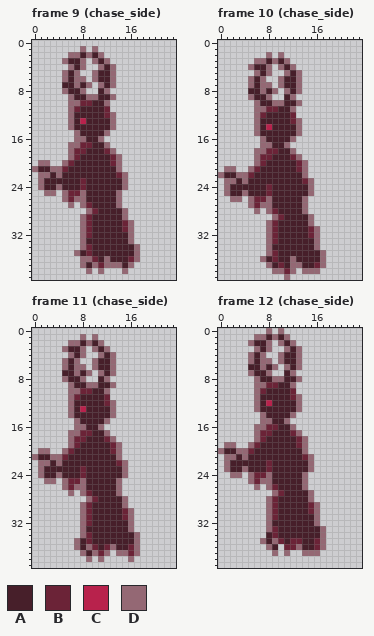
File history of a pixel-art file, art/ghost_with_antlers.aseprite. This is how it looked before the edit.
24x40 pixels, 12 frames. Shown: frame 9 (chase_side), frame 10 (chase_side), frame 11 (chase_side), frame 12 (chase_side). The commit also changed other frames, which this record leaves out.
Palette (. is transparent): A #471f2a  B #6b2337  C #b8224c  D #946874
Now the later version:
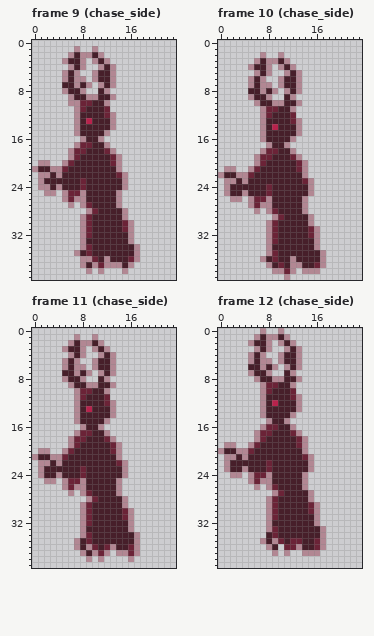
Changes in this commit:
@@ palette @@
-D #946874
+D #b28793
--- frame 9 (chase_side)
@@ x 5..10 @@
  0 ......
- 1 ...D.D
- 2 .DDADA
+ 1 ..D..D
+ 2 .DADDA
  3 DAAD.D
@@ x 4..11 @@
 10 ..DDBBAA
-11 ..DBAAAA
-12 ..DAAAAA
-13 ..DACAAA
-14 ..DAAAAA
+11 ...DBAAA
+12 ...DAAAA
+13 ...DACAA
+14 ...DAAAA
 15 ...DAAAA
-16 ...DDAAD
-17 ..DDBBAA
+16 ....DAAD
+17 ...DBBAA
 18 ..DBBAAA
@@ x 0..4 @@
 23 .DAAA
-24 .DAAD
+24 .DDAD
 25 ..DD.
--- frame 10 (chase_side)
@@ x 5..10 @@
  1 ......
- 2 ...D.D
- 3 .DDADA
+ 2 ..D..D
+ 3 .DADDA
  4 DAAD.D
@@ x 4..11 @@
 10 ..DAADDA
-11 ..DDBBAA
-12 ..DBAAAA
-13 ..DAAAAA
-14 ..DACAAA
-15 ..DAAAAA
+11 ...DBBAA
+12 ...DBAAA
+13 ...DAAAA
+14 ...DACAA
+15 ...DAAAA
 16 ...DAAAA
-17 ...DDAAD
-18 ..DDBBAA
+17 ....DAAD
+18 ...DBBAA
 19 ..DBBAAA
--- frame 11 (chase_side)
@@ x 5..10 @@
  0 ......
- 1 ...D.D
- 2 .DDADA
+ 1 ..D..D
+ 2 .DADDA
  3 DAAD.D
@@ x 4..11 @@
  9 ..DAADDA
-10 ..DDBBAA
-11 ..DBAAAA
-12 ..DAAAAA
-13 ..DACAAA
-14 ..DAAAAA
+10 ...DBBAA
+11 ...DBAAA
+12 ...DAAAA
+13 ...DACAA
+14 ...DAAAA
 15 ...DAAAA
-16 ...DDAAD
-17 ..DDBBAA
+16 ....DAAD
+17 ...DBBAA
 18 ..DBBAAA
--- frame 12 (chase_side)
@@ x 5..10 @@
- 0 ...D.D
- 1 .DDADA
+ 0 ..D..D
+ 1 .DADDA
  2 DAAD.D
@@ x 4..11 @@
  8 ..DAADDA
- 9 ..DDBBAA
-10 ..DBAAAA
-11 ..DAAAAA
-12 ..DACAAA
-13 ..DAAAAA
+ 9 ...DBBAA
+10 ...DBAAA
+11 ...DAAAA
+12 ...DACAA
+13 ...DAAAA
 14 ...DAAAA
-15 ...DDAAD
-16 ..DDBBAA
+15 ....DAAD
+16 ...DBBAA
 17 ..DBBAAA
Where, in picture pixels (left, top, right, bottom), the same in both pictures:
changed: (32, 46, 140, 274)
changed: (218, 52, 326, 280)
changed: (32, 334, 140, 562)
changed: (218, 328, 326, 556)
